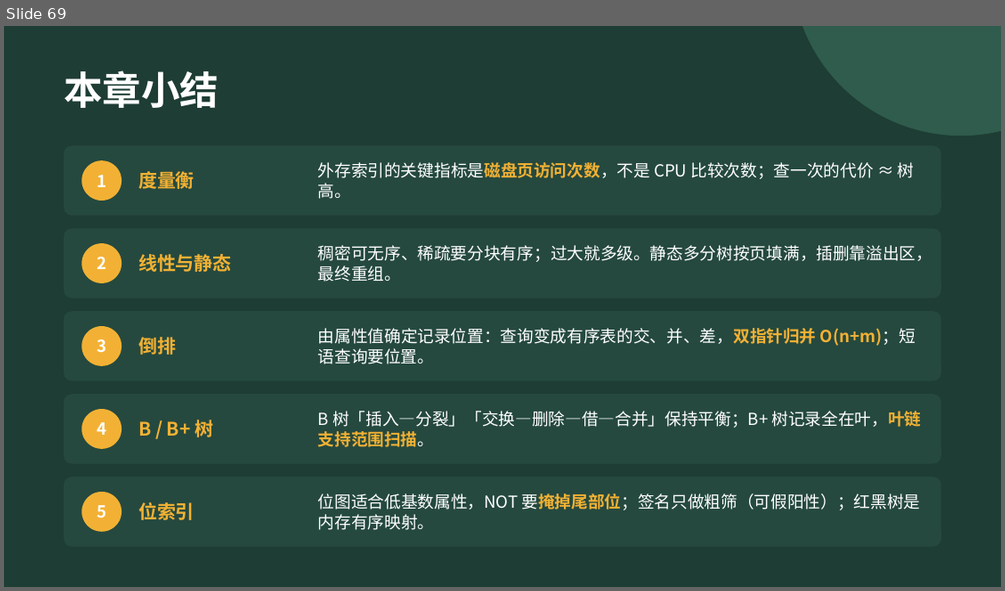
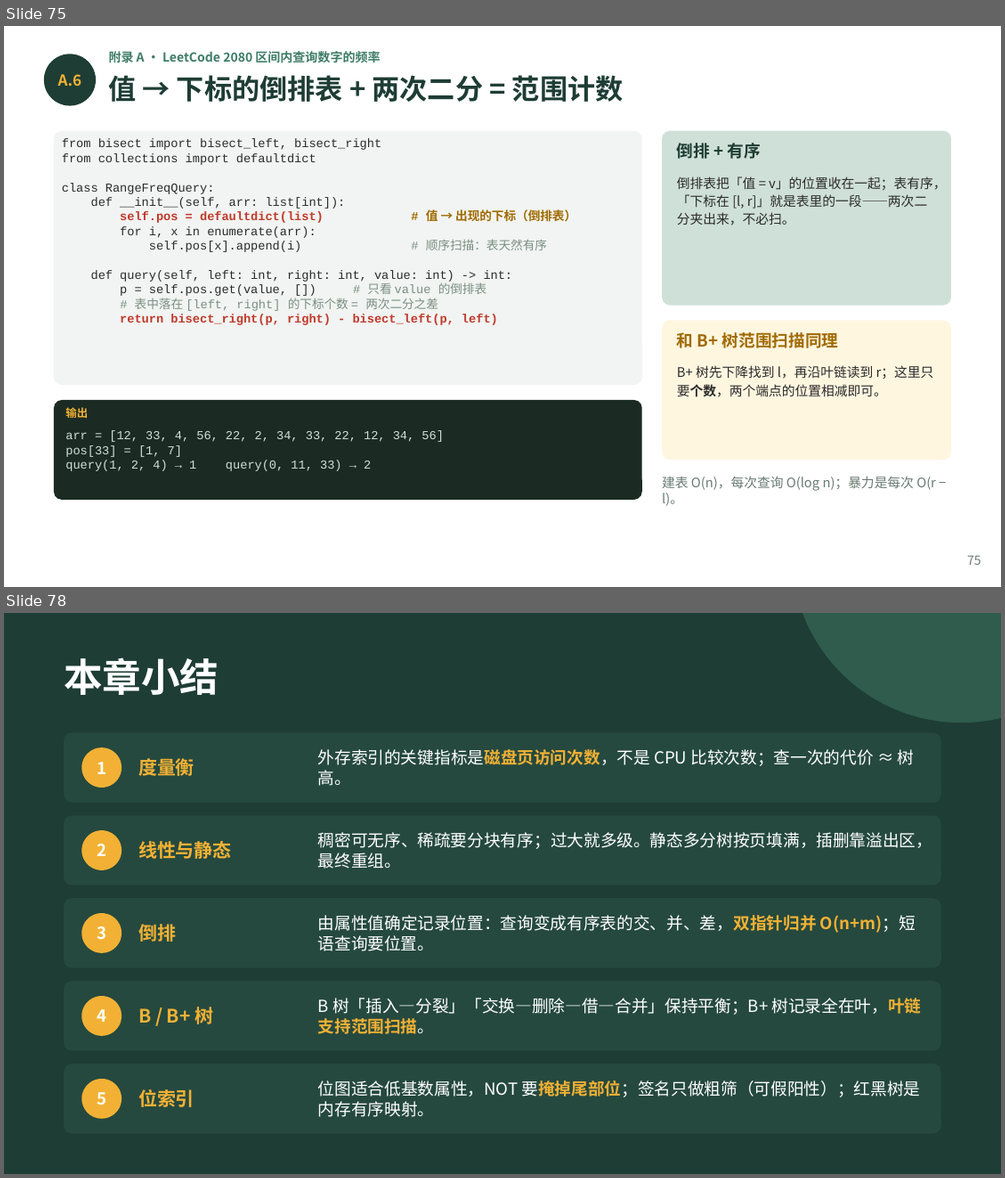
Before and after one commit to GMyhf/2026fall-cs201, a slide deck: courseware/202609_DSA_11_Index.pptx. Shown one above the other, each under a label of ours: slide 69 before the commit, slides 75 and 78 after it; the slides between them are not shown. The pictures are 1005x591 and 1005x1178 pixels, drawn with LibreOffice and Linux fonts; fonts in the diff are those of the drawing. Boxes give left, top, right and bottom in pixels: in the first picture for what was removed or moved away, otherwise in the second. Text is boxed around its words. In the diff, an @@ line names an element or a change of style, - is before the commit and + after.

```diff
--- a/courseware/202609_DSA_11_Index.pptx
+++ b/courseware/202609_DSA_11_Index.pptx
@@ slide 75 added at bbox=[4, 26, 1001, 587], background #FFFFFF @@
@@ text added at bbox=[109, 50, 380, 66], 9 pt, text #3E7C68, bold @@
+附录 A · LeetCode 2080 区间内查询数字的频率
@@ ellipse added at bbox=[44, 54, 96, 106], fill #1E3D34 @@
@@ text added at bbox=[58, 74, 82, 86], 11 pt, text #F2B134, bold @@
+A.6
@@ text added at bbox=[109, 75, 623, 102], 20 pt, text #1E3D34, bold @@
+值 → 下标的倒排表 + 两次二分 = 范围计数
@@ rounded rectangle added at bbox=[54, 131, 642, 385], fill #F1F4F2 @@
@@ rounded rectangle added at bbox=[662, 131, 951, 305], fill #CFE0D8 @@
@@ text added at bbox=[62, 139, 547, 325], 8.8 pt, text #2B2B2B @@
+from bisect import bisect_left, bisect_right
+from collections import defaultdict
+class RangeFreqQuery:
+def __init__(self, arr: list[int]):
+self.pos = defaultdict(list) # 值 → 出现的下标（倒排表）
+for i, x in enumerate(arr):
+self.pos[x].append(i) # 顺序扫描：表天然有序
+def query(self, left: int, right: int, value: int) -> int:
+p = self.pos.get(value, []) # 只看 value 的倒排表
+# 表中落在 [left, right] 的下标个数 = 两次二分之差
+return bisect_right(p, right) - bisect_left(p, left)
@@ text added at bbox=[677, 143, 760, 159], 12 pt, text #1E3D34, bold @@
+倒排 + 有序
@@ text added at bbox=[677, 176, 946, 225], 9.5 pt, text #2B2B2B @@
+倒排表把「值 = v」的位置收在一起；表有序，「下标在 [l, r]」就是表里的一段——两次二分夹出来，不必扫。
@@ rounded rectangle added at bbox=[662, 320, 951, 459], fill #FFF6E0 @@
@@ text added at bbox=[677, 332, 839, 348], 12 pt, text #A06A00, bold @@
+和 B+ 树范围扫描同理
@@ text added at bbox=[677, 365, 934, 397], 9.5 pt, text #2B2B2B @@
+B+ 树先下降找到 l，再沿叶链读到 r；这里只要个数，两个端点的位置相减即可。
@@ rounded rectangle added at bbox=[54, 400, 642, 499], fill #1B2B24 @@
@@ text added at bbox=[65, 407, 88, 418], 8 pt, text #F2B134, bold @@
+输出
@@ text added at bbox=[65, 431, 443, 471], 8.8 pt, text #CFE0D8 @@
+arr = [12, 33, 4, 56, 22, 2, 34, 33, 22, 12, 34, 56]
+pos[33] = [1, 7]
+query(1, 2, 4) → 1 query(0, 11, 33) → 2
@@ text added at bbox=[662, 475, 936, 506], 9.5 pt, text #6B7B74 @@
+建表 O(n)，每次查询 O(log n)；暴力是每次 O(r − l)。
@@ text added at bbox=[967, 555, 981, 564], 9 pt, text #6B7B74 @@
+75
@@ what was slide 69 is now slide 78 @@
```
Also in this commit, not shown: 2 slides changed, 8 other slides added, 2 other files.
